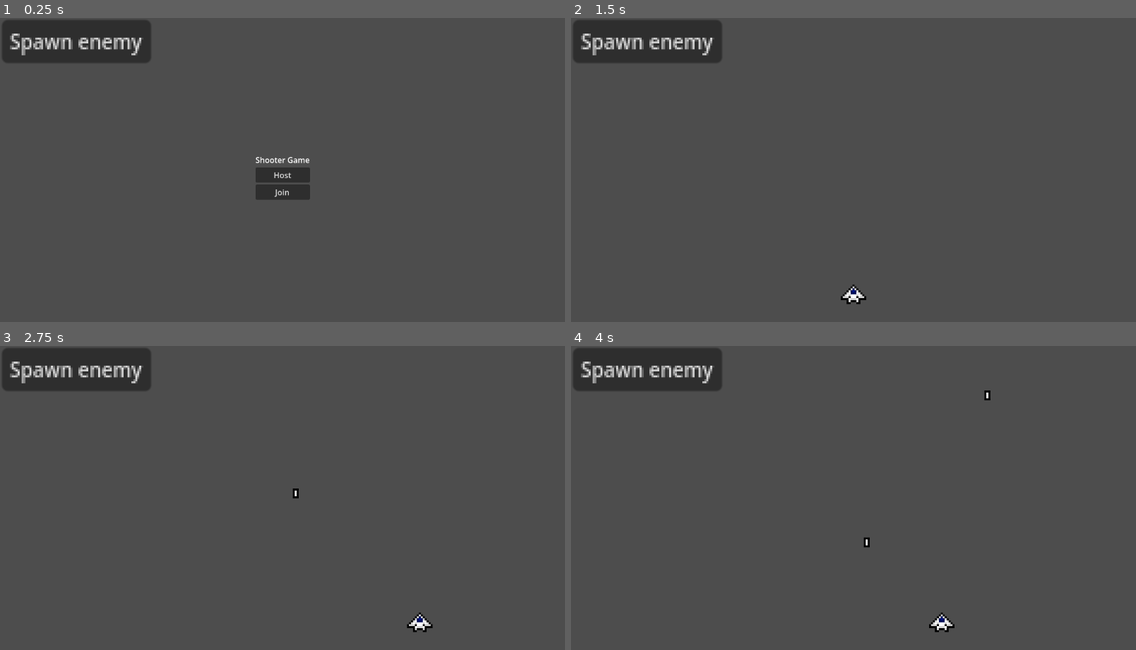
Above: before the commit, frames 1-4 (two rows, left to right).
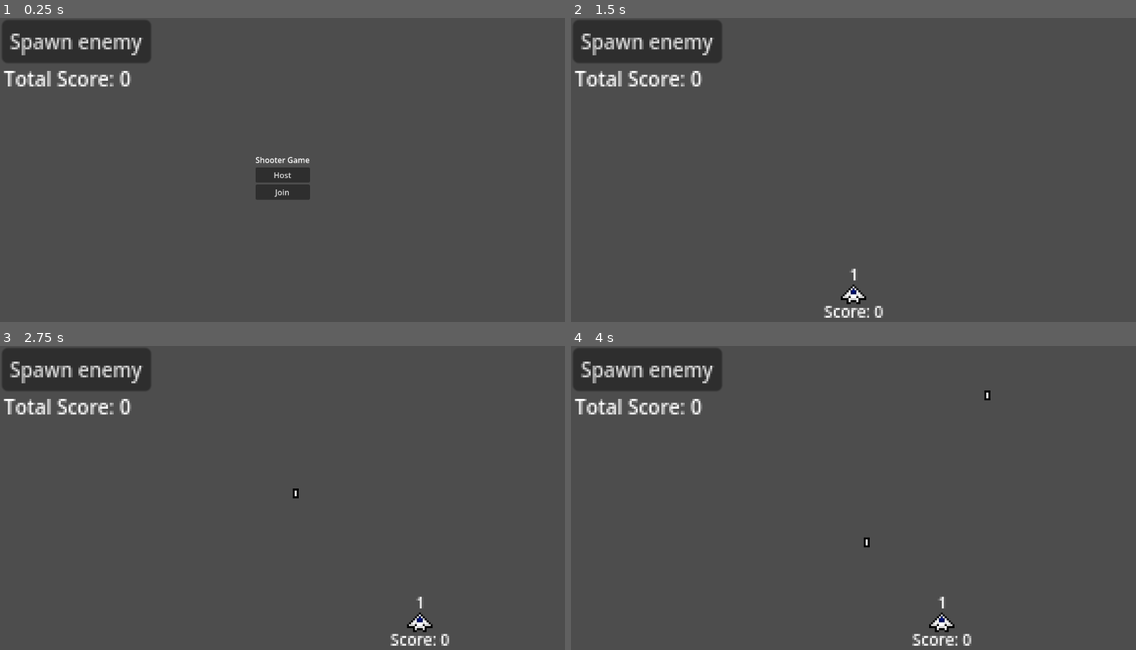
Above: after the commit, the same moments.

Repository: Intedai/MultiplayerShooter
Game: Godot game, scene res://game.tscn
Same seed, same stepped clock (60 frames per second), same inputs: the game is played once before the commit and once after it.
Inputs:
- Up to frame 1 (0.25 s): no input
- Up to frame 2 (1.5 s): click "Spawn enemy" at 0.5 s; click "Host" at 1.25 s
- Up to frame 3 (2.75 s): tap Enter at 2 s; hold D (move_right) from 2.03 s (still down); tap Space (shoot) at 2.1 s
- Up to frame 4 (4 s): release D (move_right) at 2.78 s; hold A (move_left) 2.78-3.53 s; tap Space (shoot) at 2.85, 3.6 s; hold D (move_right) from 3.53 s (still down)

The runs differ from the first frame. In frame 1, 0.6% of the frame differs, in the area x 0-24%, y 17-23%; in frame 2, 0.8%, in the area x 0-56%, y 17-99%; in frame 3, 0.8%; in frame 4, 0.8%.

Commit message:
Add player scores, total score, fix race condition when multiple enemies are in the same pos and are shot  show pid and score on player and add type hinting

Diff:
--- a/Bullet/bullet.gd
+++ b/Bullet/bullet.gd
@@ -1,23 +1,31 @@
 extends Area2D
+class_name Bullet
 
 @export var speed: int
 @export var damage: int
+
+var shooter: Player
+var destroyed = false
 
 # Called when the node enters the scene tree for the first time.
 func _physics_process(delta: float) -> void:
 	position.y -= speed * delta
 
 func _on_visible_on_screen_notifier_2d_screen_exited() -> void:
-	queue_free()
+	destroy()
 
 func _on_body_entered(body: Node2D) -> void:
 	if !is_multiplayer_authority() or body is not Enemy:
 		return
 	var enemy = body as Enemy
 
-	enemy.take_damage.rpc_id(1, damage)
-	destroy.rpc()
+	enemy.take_damage.rpc_id(1, damage, shooter)
+
+	# Avoid race condition
+	if not destroyed:
+		destroy.rpc()
 
 @rpc("call_local")
-func destroy():
+func destroy() -> void:
+	destroyed = true
 	queue_free()
--- a/Enemies/Enemy.tscn
+++ b/Enemies/Enemy.tscn
@@ -10,6 +10,7 @@
 [node name="Enemy" type="CharacterBody2D" unique_id=2048394840]
 script = ExtResource("1_4isyn")
 health = 2
+score = 10
 
 [node name="Sprite2D" type="Sprite2D" parent="." unique_id=1669044330]
 modulate = Color(1, 0, 0, 1)
--- a/Enemies/enemy.gd
+++ b/Enemies/enemy.gd
@@ -1,14 +1,19 @@
 extends CharacterBody2D
 class_name Enemy
 
+signal died(enemy: Enemy)
+
 @export var health: int
+@export var score: int
 
 @rpc("any_peer", "call_local", "reliable")
-func take_damage(damage: int):
+func take_damage(damage: int, shooter: Player) -> void:
 	health -= damage
 	if health <= 0:
-		on_death()
+		on_death(shooter)
 
-func on_death():
+func on_death(shooter: Player) -> void:
 	# TODO: Add Despawn animation
+	shooter.add_score.rpc(score)
+	died.emit(self)
 	queue_free()
--- a/Player/player.gd
+++ b/Player/player.gd
@@ -3,19 +3,31 @@
 
 @onready var sprite_2d: Sprite2D = $Sprite2D
 @onready var gun_point: Marker2D = $GunPoint
+@onready var score_label: Label = $Score
+@onready var name_label: Label = $Name
 
 @export var bullet_scene: PackedScene
+@export var speed: int
 
-@export var speed: int
+var score = 0
 
 func _enter_tree() -> void:
 	set_multiplayer_authority(int(name))
 
+func _ready() -> void:
+	name_label.text = str(name)
+
 @rpc("call_local")
-func shoot():
-	var bullet = bullet_scene.instantiate()
+func shoot() -> void:
+	var bullet: Bullet = bullet_scene.instantiate()
+	bullet.shooter = self
 	get_parent().add_child(bullet)
 	bullet.transform = gun_point.global_transform
+
+@rpc("any_peer", "call_local", "reliable")
+func add_score(amount: int) -> void:
+	score += amount
+	score_label.text = "Score: " + str(score)
 
 func _physics_process(_delta: float) -> void:
 	if !is_multiplayer_authority():
--- a/Player/player.tscn
+++ b/Player/player.tscn
@@ -13,7 +13,7 @@
 properties/0/spawn = true
 properties/0/replication_mode = 1
 
-[node name="Player" type="CharacterBody2D" unique_id=85773507]
+[node name="Player" type="CharacterBody2D" unique_id=85773507 groups=["players"]]
 collision_layer = 2
 script = ExtResource("1_onrkg")
 bullet_scene = ExtResource("2_btcbx")
@@ -32,3 +32,31 @@
 
 [node name="GunPoint" type="Marker2D" parent="." unique_id=1527810422]
 position = Vector2(0, -4)
+
+[node name="Score" type="Label" parent="." unique_id=1243297011]
+anchors_preset = 15
+anchor_right = 1.0
+anchor_bottom = 1.0
+offset_left = -15.5
+offset_top = 3.0
+offset_right = 15.5
+offset_bottom = 15.0
+grow_horizontal = 2
+grow_vertical = 2
+theme_override_font_sizes/font_size = 8
+text = "Score: 0"
+horizontal_alignment = 1
+
+[node name="Name" type="Label" parent="." unique_id=949982371]
+anchors_preset = 15
+anchor_right = 1.0
+anchor_bottom = 1.0
+offset_left = -15.5
+offset_top = -16.0
+offset_right = 15.5
+offset_bottom = -4.0
+grow_horizontal = 2
+grow_vertical = 2
+theme_override_font_sizes/font_size = 8
+text = "Name"
+horizontal_alignment = 1
--- a/enemy_spawner.gd
+++ b/enemy_spawner.gd
@@ -1,4 +1,6 @@
 extends MultiplayerSpawner
+
+@onready var game: Node = $".."
 
 const ENEMY = preload("res://Enemies/Enemy.tscn")
 
@@ -9,7 +11,11 @@
 
 func spawn_enemy(_data) -> Enemy:
 	var enemy: Enemy = ENEMY.instantiate()
+	enemy.died.connect(on_enemy_death)
 	return enemy
+
+func on_enemy_death(enemy: Enemy) -> void:
+	game.update_total_score.rpc(enemy.score)
 
 func _on_button_pressed() -> void:
 	if is_multiplayer_authority():
--- a/game.gd
+++ b/game.gd
@@ -5,11 +5,19 @@
 @onready var player_spawner: MultiplayerSpawner = $PlayerSpawner
 @onready var spawn_point: Marker2D = $SpawnPoint
 @onready var multiplayer_ui: Control = $UI/Multiplayer
+@onready var total_score_label: Label = $TotalScore
 
 var peer = ENetMultiplayerPeer.new()
 
+var total_score = 0
+
 func _ready() -> void:
 	player_spawner.spawn_function = spawn_player
+
+@rpc("call_local", "reliable")
+func update_total_score(new_value: int) -> void:
+	total_score += new_value
+	total_score_label.text = "Total Score: " + str(total_score)
 
 func _on_host_pressed() -> void:
 	peer.create_server(10101)
@@ -27,7 +35,7 @@
 	multiplayer.multiplayer_peer = peer
 	multiplayer_ui.hide()
 
-func spawn_player(pid):
+func spawn_player(pid) -> Player:
 	var player: Player = PLAYER.instantiate()
 	player.name = str(pid)
 	player.global_position = spawn_point.global_position
--- a/game.tscn
+++ b/game.tscn
@@ -5,6 +5,14 @@
 
 [node name="game" type="Node" unique_id=1645071500]
 script = ExtResource("1_e2o6t")
+
+[node name="TotalScore" type="Label" parent="." unique_id=1249682313]
+offset_left = -142.0
+offset_top = -57.0
+offset_right = -77.0
+offset_bottom = -43.0
+theme_override_font_sizes/font_size = 10
+text = "Total Score: 0"
 
 [node name="Camera2D" type="Camera2D" parent="." unique_id=1982892926]
 zoom = Vector2(4, 4)
--- a/project.godot
+++ b/project.godot
@@ -26,6 +26,10 @@
 "res://Player/": "blue"
 }
 
+[global_group]
+
+players=""
+
 [input]
 
 move_left={
